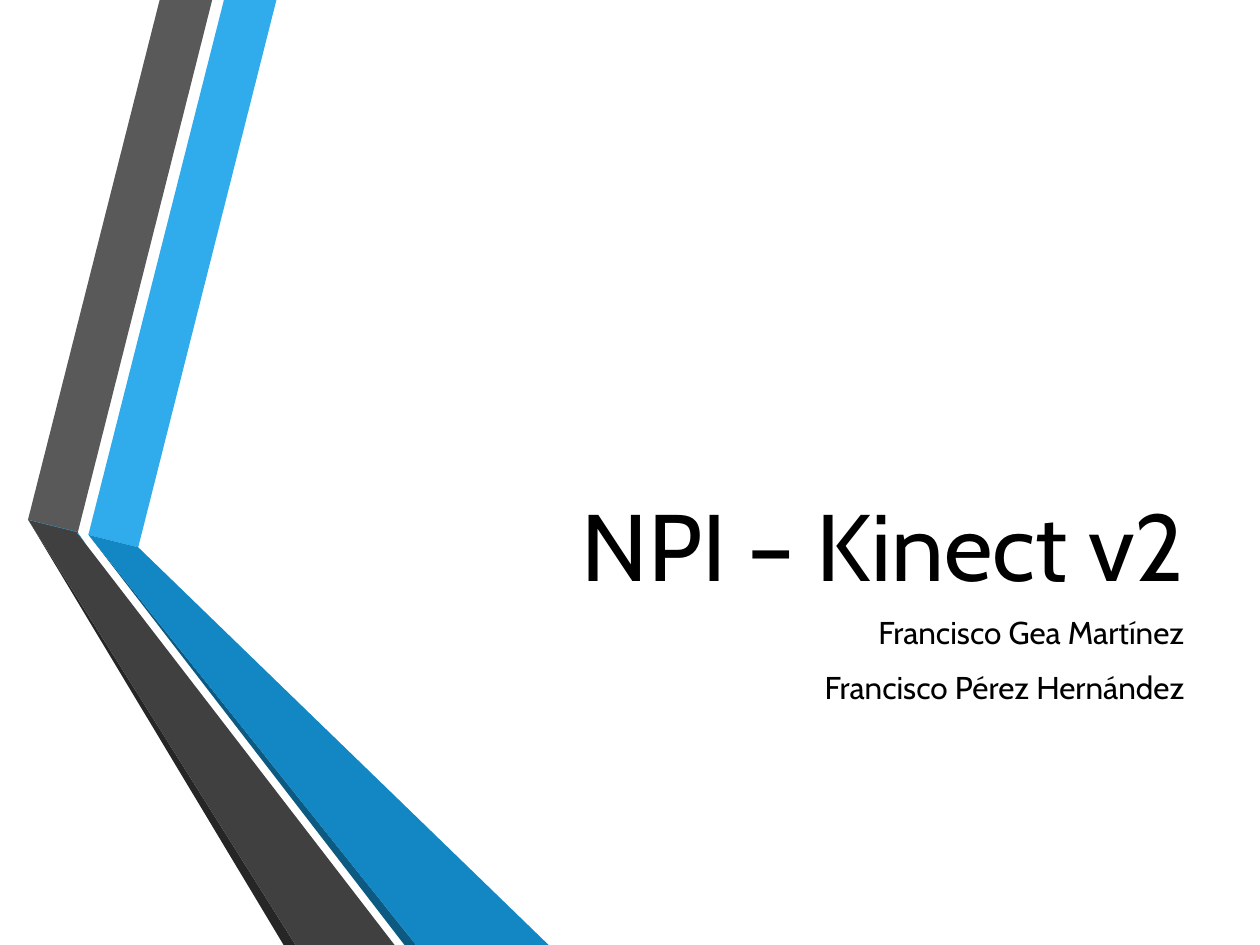
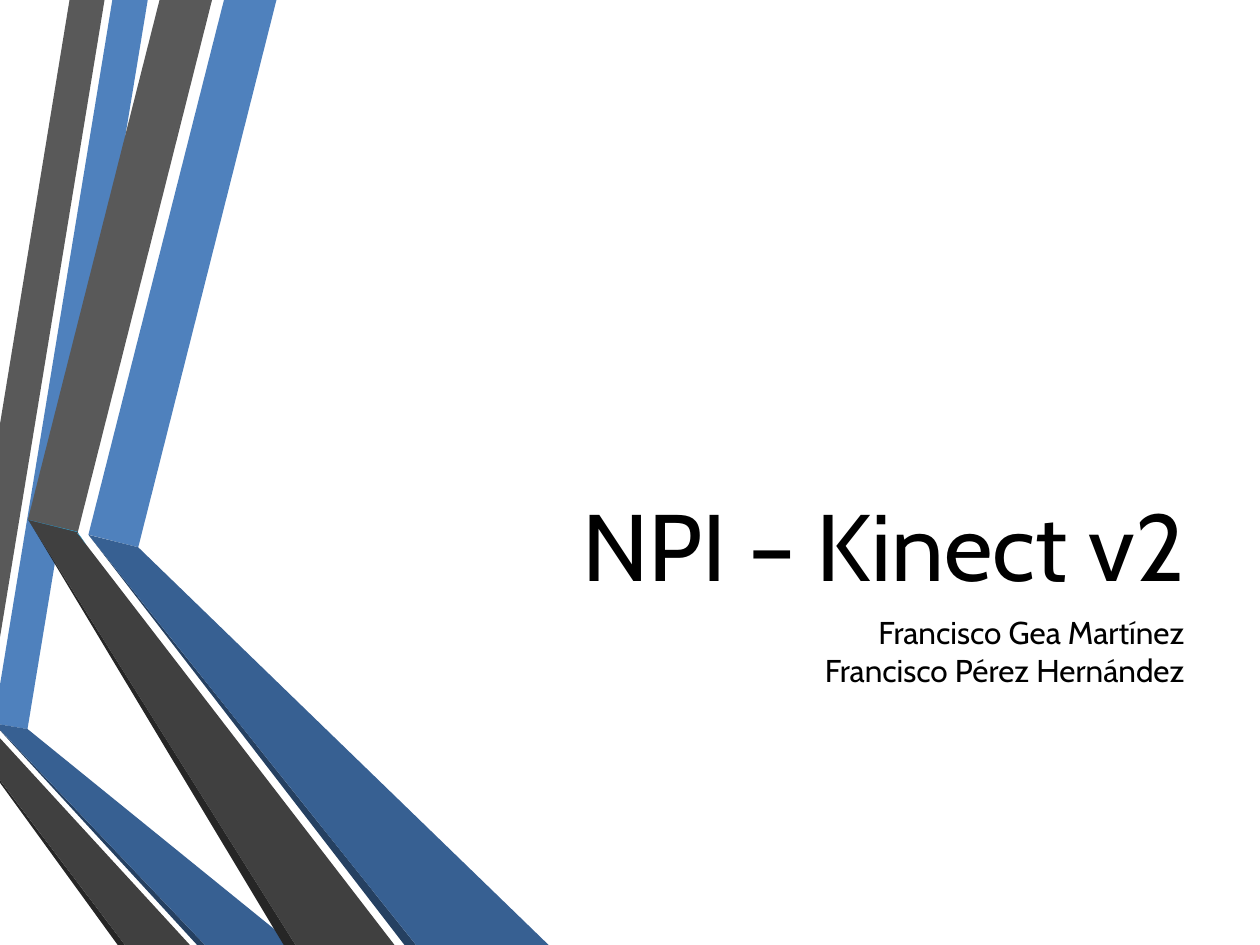
Before and after one commit to FPerezHernandez92/NPI-Kinect-v2, a slide deck: slide 1 of Presentación Práctica 2.pptx. Drawn at 1260x945 pixels with LibreOffice and Linux fonts; fonts in the diff are those of the drawing; background and template pictures are left out. Boxes give left, top, right and bottom in pixels: in the first picture for what was removed or moved away, otherwise in the second. Text is boxed around its words. In the diff, an @@ line names an element or a change of style, - is before the commit and + after.

```diff
--- a/Presentación Práctica 2.pptx
+++ b/Presentación Práctica 2.pptx
@@ freeform shape added at [0, 0, 147, 730], fill #4F81BD @@
@@ freeform shape added at [0, 0, 105, 638], fill #595959 @@
@@ freeform shape at [88, 0, 276, 547]: fill #30ACEC to #4F81BD @@
@@ outline redrawn in 3 elements at [28, 0, 212, 532], [28, 520, 394, 945], [28, 520, 78, 533] @@
@@ freeform shape at [88, 534, 548, 944]: fill #1287C3 to #376092 @@
@@ freeform shape at [89, 536, 417, 945]: fill #0C5A82 to #254061 @@
@@ text "Francisco Gea Martínez" at [825, 621, 1184, 683]: less space between paragraphs @@
@@ freeform shape added at [0, 730, 205, 945], fill #254061 @@
@@ freeform shape added at [0, 724, 294, 945], fill #376092 @@
@@ freeform shape added at [0, 738, 190, 945], fill #404040 @@
@@ freeform shape added at [0, 780, 125, 945], fill #262626 @@
```
Also in this commit, not shown: 8 other slides changed, 1 other file.
